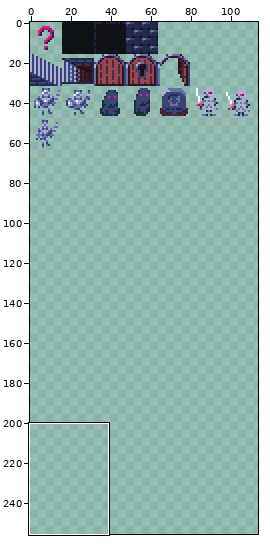
Two states of a sprite sheet, Assets/Textures/16x16_tilesetv2.png. Above: a wide view before the commit, with the close-up outlined.
Close-up. Earlier state:
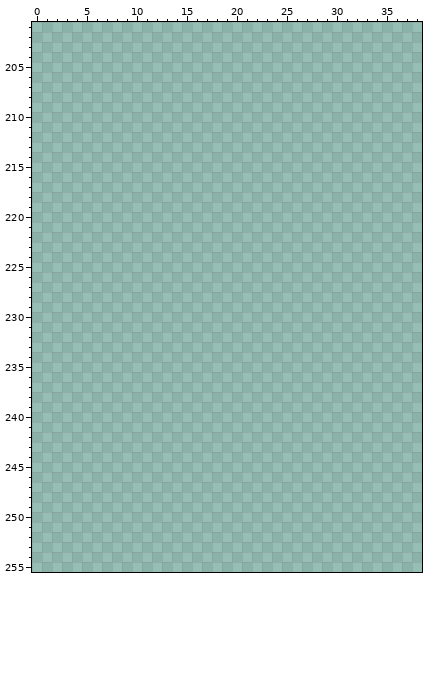
The file is 256x256 pixels. Shown: x 0..38, y 201..255. The wide view leaves out empty margins.
Once edited:
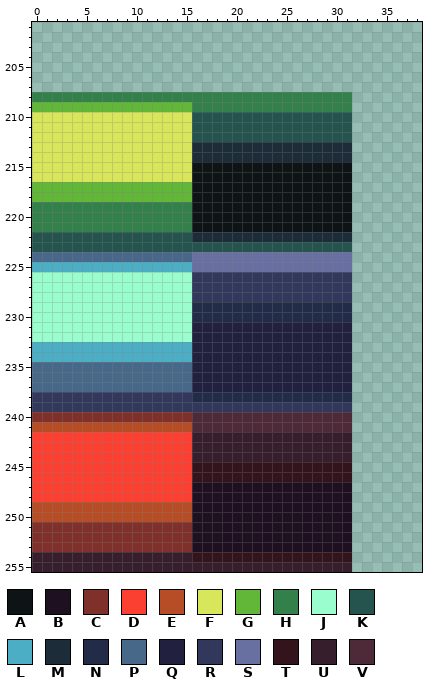
Palette (. is transparent): A #0e1315  B #1e1021  C #80302a  D #fb3f31  E #b64d26  F #d8e65b  G #62b638  H #33804b  J #99fdce  K #25544f  L #4baec5  M #1d2c39  N #222c48  P #476889  Q #21213f  R #32385c  S #6870a1  T #33141c  U #361e2d  V #4e2a38
Edits made:
y 208: x 0..31 ................................ -> HHHHHHHHHHHHHHHHHHHHHHHHHHHHHHHH
y 209: x 0..31 ................................ -> GGGGGGGGGGGGGGGGHHHHHHHHHHHHHHHH
y 210..212: x 0..31 ................................ -> FFFFFFFFFFFFFFFFKKKKKKKKKKKKKKKK
y 213..214: x 0..31 ................................ -> FFFFFFFFFFFFFFFFMMMMMMMMMMMMMMMM
y 215..216: x 0..31 ................................ -> FFFFFFFFFFFFFFFFAAAAAAAAAAAAAAAA
y 217..218: x 0..31 ................................ -> GGGGGGGGGGGGGGGGAAAAAAAAAAAAAAAA
y 219..221: x 0..31 ................................ -> HHHHHHHHHHHHHHHHAAAAAAAAAAAAAAAA
y 222: x 0..31 ................................ -> KKKKKKKKKKKKKKKKMMMMMMMMMMMMMMMM
y 223: x 0..31 ................................ -> KKKKKKKKKKKKKKKKKKKKKKKKKKKKKKKK
y 224: x 0..31 ................................ -> PPPPPPPPPPPPPPPPSSSSSSSSSSSSSSSS
y 225: x 0..31 ................................ -> LLLLLLLLLLLLLLLLSSSSSSSSSSSSSSSS
y 226..228: x 0..31 ................................ -> JJJJJJJJJJJJJJJJRRRRRRRRRRRRRRRR
y 229..230: x 0..31 ................................ -> JJJJJJJJJJJJJJJJNNNNNNNNNNNNNNNN
y 231..232: x 0..31 ................................ -> JJJJJJJJJJJJJJJJQQQQQQQQQQQQQQQQ
y 233..234: x 0..31 ................................ -> LLLLLLLLLLLLLLLLQQQQQQQQQQQQQQQQ
y 235..237: x 0..31 ................................ -> PPPPPPPPPPPPPPPPQQQQQQQQQQQQQQQQ
y 238: x 0..31 ................................ -> RRRRRRRRRRRRRRRRNNNNNNNNNNNNNNNN
y 239: x 0..31 ................................ -> RRRRRRRRRRRRRRRRRRRRRRRRRRRRRRRR
y 240: x 0..31 ................................ -> CCCCCCCCCCCCCCCCVVVVVVVVVVVVVVVV
y 241: x 0..31 ................................ -> EEEEEEEEEEEEEEEEVVVVVVVVVVVVVVVV
y 242..244: x 0..31 ................................ -> DDDDDDDDDDDDDDDDUUUUUUUUUUUUUUUU
y 245..246: x 0..31 ................................ -> DDDDDDDDDDDDDDDDTTTTTTTTTTTTTTTT
y 247..248: x 0..31 ................................ -> DDDDDDDDDDDDDDDDBBBBBBBBBBBBBBBB
y 249..250: x 0..31 ................................ -> EEEEEEEEEEEEEEEEBBBBBBBBBBBBBBBB
y 251..253: x 0..31 ................................ -> CCCCCCCCCCCCCCCCBBBBBBBBBBBBBBBB
y 254: x 0..31 ................................ -> UUUUUUUUUUUUUUUUTTTTTTTTTTTTTTTT
y 255: x 0..31 ................................ -> UUUUUUUUUUUUUUUUUUUUUUUUUUUUUUUU
Pixel boxes of the changes (left, top, right, bottom) in both close-ups:
added: (32, 92, 352, 572)
